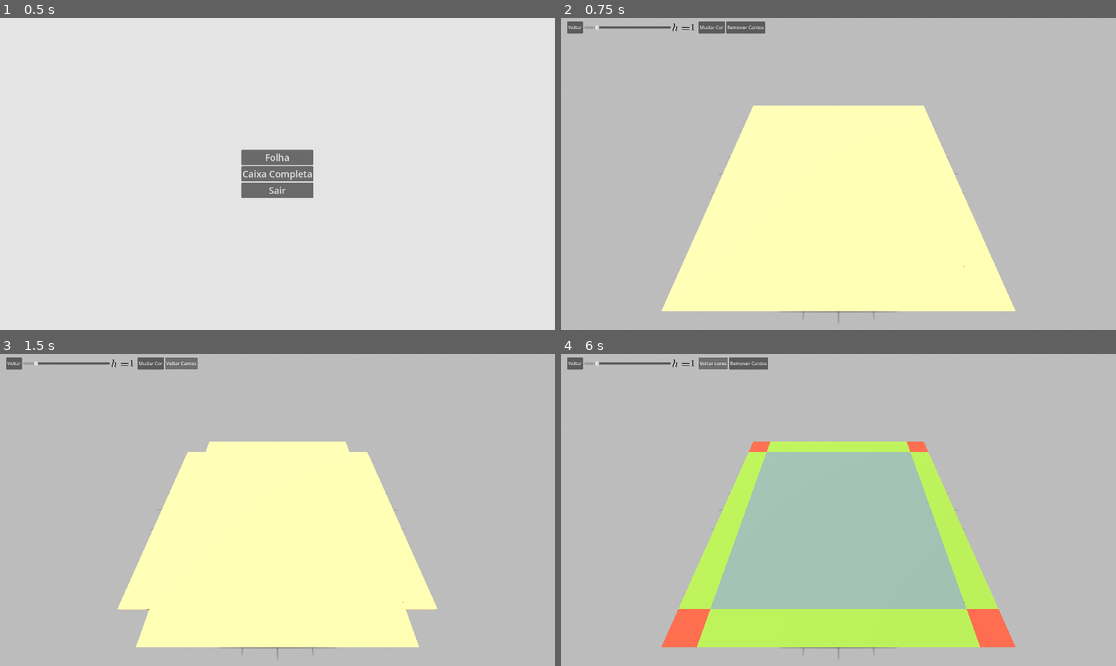
Above: before the commit, frames 1-4 (two rows, left to right).
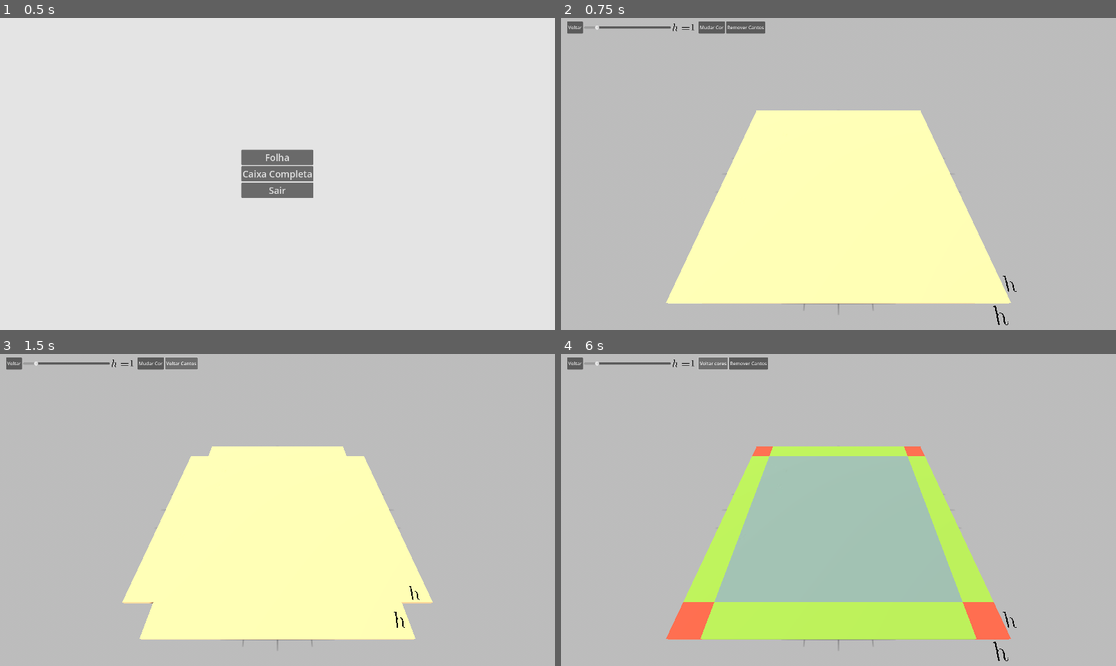
Above: after the commit, the same moments.

Repository: Kallel181/Box
Game: Godot game, scene res://Scenes/menu.tscn
Two runs of this game, one before a commit and one after it. Both use one fixed random seed, a clock stepped at 60 frames per second and the inputs below.
Inputs:
- Up to frame 1 (0.5 s): no input
- Up to frame 2 (0.75 s): click "Folha" at 0.5 s
- Up to frame 3 (1.5 s): click "Remover Cantos" at 1.25 s
- Up to frame 4 (6 s): click "Voltar Cantos" at 2 s; click "Voltar" at 2.75 s; click "Caixa Completa" at 3.5 s; click "Voltar" at 4.25 s; click "Folha" at 5 s; click "Mudar Cor" at 5.75 s

Frame 1 is identical in both runs. In frame 2, 2.9% of the frame differs, in the area x 18-83%, y 28-99%; in frame 3, 2.9%; in frame 4, 5.1%.

Commit message:
Label on Sheet

Diff:
--- a/Scenes/Sheet_Scene.gd
+++ b/Scenes/Sheet_Scene.gd
@@ -14,6 +14,11 @@
 
 @onready var camera_3d = $camera_target/Camera3D
 @onready var camera_target = $camera_target
+
+@onready var h_label = $h_label
+@onready var h_label_2 = $h_label2
+
+
 
 
 func _ready():
--- a/Scenes/UI_sheet.gd
+++ b/Scenes/UI_sheet.gd
@@ -1,6 +1,7 @@
 extends Control
 
 @onready var label = $LeftSlider/Container/Label
+@onready var h_slider = $LeftSlider/HSlider
 
 @onready var botton = $"../Sheet_Scene/sheet_botton/botton"
 
@@ -18,11 +19,37 @@
 @onready var change_color = $LeftSlider/ChangeColor
 @onready var remove_sides = $LeftSlider/RemoveSides
 
+@onready var h_label = $"../Sheet_Scene/h_label"
+@onready var h_label_2 = $"../Sheet_Scene/h_label2"
+
 var color_default = true
 var sides = true
 
+var side
+var scale_factor
+var position_offset
+
+func _ready():
+	var h = h_slider.value
+	side = 10-(2*h)
+	scale_factor = side/8
+	position_offset = (side/2) + (h/2)
+
+
 func _on_h_slider_value_changed(value):
 	label.text = str(value)
+
+	var h = value
+	side = 10-(2*h)
+	scale_factor = side/8
+	position_offset = (side/2) + (h/2)
+
+	if sides:
+		h_label.position = Vector3(position_offset,0.11,5.3)
+		h_label_2.position = Vector3(5.2,0.11,position_offset)
+	else:
+		h_label.position = Vector3((side/2)-0.3,0.11,position_offset)
+		h_label_2.position = Vector3(position_offset,0.11,(side/2)-0.3)
 
 
 func _on_change_color_pressed():
@@ -47,6 +74,9 @@
 	if sides:
 		remove_sides.text = "Voltar Cantos"
 
+		h_label.position = Vector3((side/2)-0.3,0.11,position_offset)
+		h_label_2.position = Vector3(position_offset,0.11,(side/2)-0.3)
+
 		sides = false
 		side_cutout.visible = false
 		side_cutout2.visible = false
@@ -54,6 +84,9 @@
 		side_cutout4.visible = false
 	else:
 		remove_sides.text = "Remover Cantos"
+
+		h_label.position = Vector3(position_offset,0.11,5.3)
+		h_label_2.position = Vector3(5.2,0.11,position_offset)
 
 		sides = true
 		side_cutout.visible = true
--- a/Scenes/sheet_scene.tscn
+++ b/Scenes/sheet_scene.tscn
@@ -8,6 +8,7 @@
 [ext_resource type="Script" path="res://Scenes/UI_sheet.gd" id="5_h4son"]
 [ext_resource type="Texture2D" uid="uid://l0dnfn5ifm8m" path="res://Assets/Grid.png" id="5_stybu"]
 [ext_resource type="FontFile" uid="uid://bhuw12vl5wow3" path="res://Assets/Fonts/cmu.serif-roman.ttf" id="6_2ybuk"]
+[ext_resource type="Texture2D" uid="uid://c8gqf64sfl40n" path="res://Assets/h_latex.png" id="6_e3tnc"]
 
 [sub_resource type="ProceduralSkyMaterial" id="ProceduralSkyMaterial_hnphm"]
 sky_top_color = Color(1, 1, 1, 1)
@@ -228,11 +229,21 @@
 [node name="camera_target" type="Node3D" parent="Sheet_Scene"]
 
 [node name="Camera3D" type="Camera3D" parent="Sheet_Scene/camera_target"]
-transform = Transform3D(1, 0, 0, 0, 1, 0, 0, 0, 1, 0, 7, 5.5)
+transform = Transform3D(1, 0, 0, 0, 1, 0, 0, 0, 1, 0, 7, 6)
 
 [node name="Grid" type="Sprite3D" parent="Sheet_Scene"]
 transform = Transform3D(1, 0, 0, 0, -4.37114e-08, -1, 0, 1, -4.37114e-08, 0, 0, 0)
 texture = ExtResource("5_stybu")
+
+[node name="h_label" type="Sprite3D" parent="Sheet_Scene"]
+transform = Transform3D(0.4, 0, 0, 5.29396e-23, -1.74846e-08, 0.4, 0, -0.4, -1.74846e-08, 4.5, 0.11, 5.3)
+alpha_cut = 1
+texture = ExtResource("6_e3tnc")
+
+[node name="h_label2" type="Sprite3D" parent="Sheet_Scene"]
+transform = Transform3D(0.4, -5.29396e-23, 0, 0, -1.74846e-08, 0.4, 0, -0.4, -1.74846e-08, 5.2, 0.11, 4.5)
+alpha_cut = 1
+texture = ExtResource("6_e3tnc")
 
 [node name="UI" type="Control" parent="."]
 layout_mode = 3
Not shown: 1 places in Scenes/sheet_scene.tscn that only renumber resources
